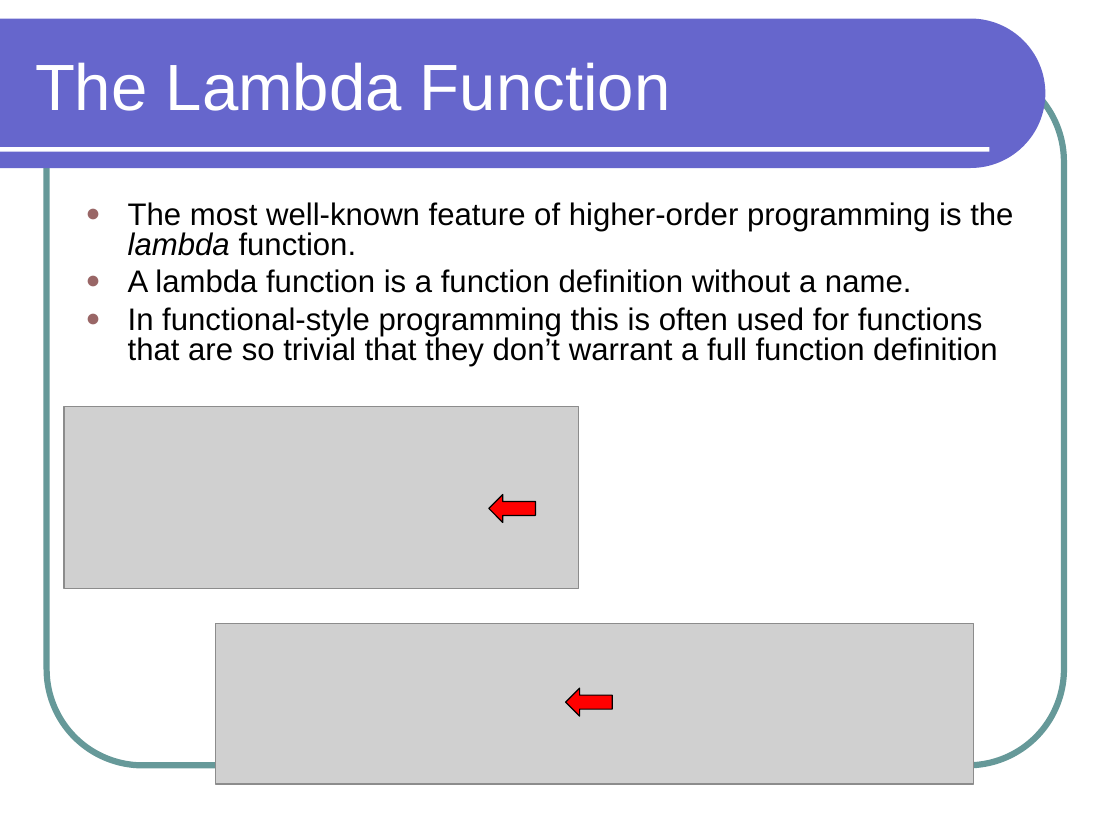
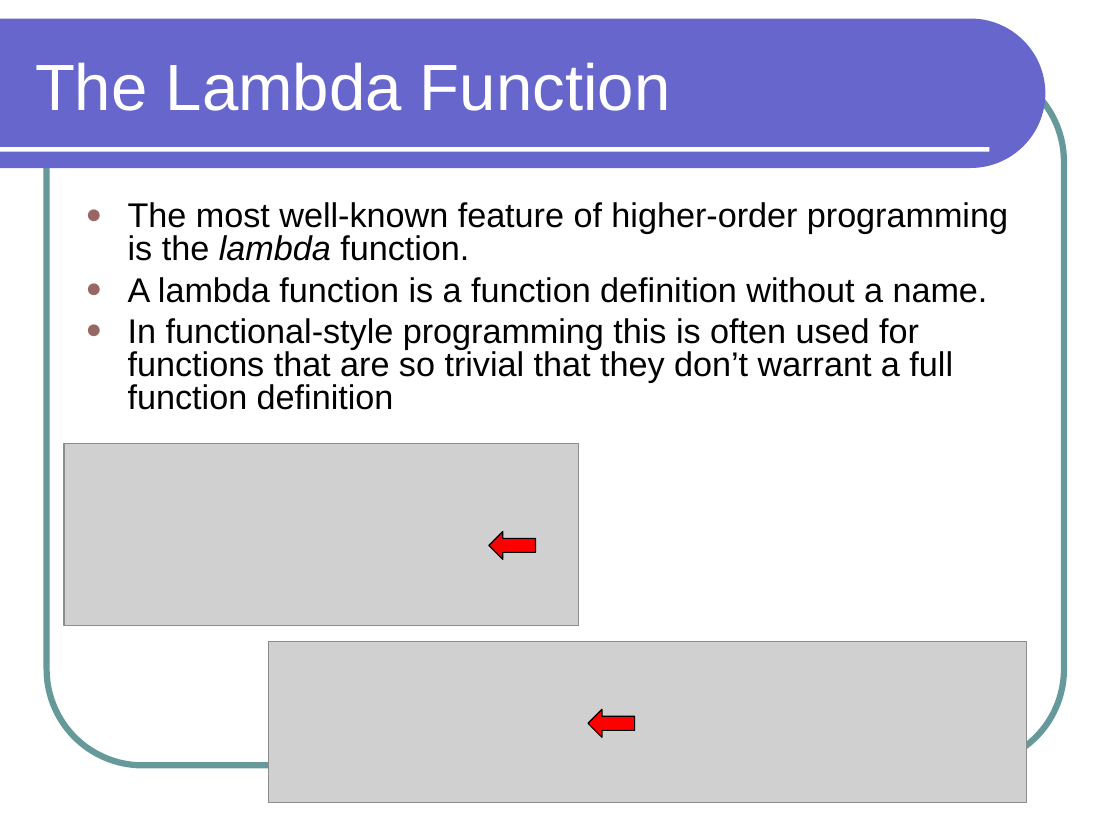
Before and after one commit to lutzhamel/CSC301, a slide deck: slide 7 of notes/csc301-ln014.ppt. Drawn at 1120x840 pixels with LibreOffice and Linux fonts; fonts in the diff are those of the drawing; grey boxes stand for pictures. Boxes give left, top, right and bottom in pixels: in the first picture for what was removed or moved away, otherwise in the second. Text is boxed around its words. In the diff, an @@ line names an element or a change of style, - is before the commit and + after.

```diff
--- a/notes/csc301-ln014.ppt
+++ b/notes/csc301-ln014.ppt
@@ text "The most well-known feature of ..." at (x1=128, y1=202, x2=1008, y2=410): size 20 to 22 pt @@
@@ picture moved from (x1=64, y1=407, x2=579, y2=589) to (x1=64, y1=444, x2=579, y2=626) @@
@@ left arrow moved from (x1=488, y1=494, x2=535, y2=522) to (x1=488, y1=531, x2=535, y2=559) @@
@@ picture moved from (x1=215, y1=623, x2=973, y2=784) to (x1=269, y1=642, x2=1027, y2=803) @@
@@ left arrow moved from (x1=566, y1=688, x2=613, y2=716) to (x1=588, y1=709, x2=635, y2=737) @@
```
Also in this commit, not shown: 7 other slides changed, 4 slides removed, 14 other files.
